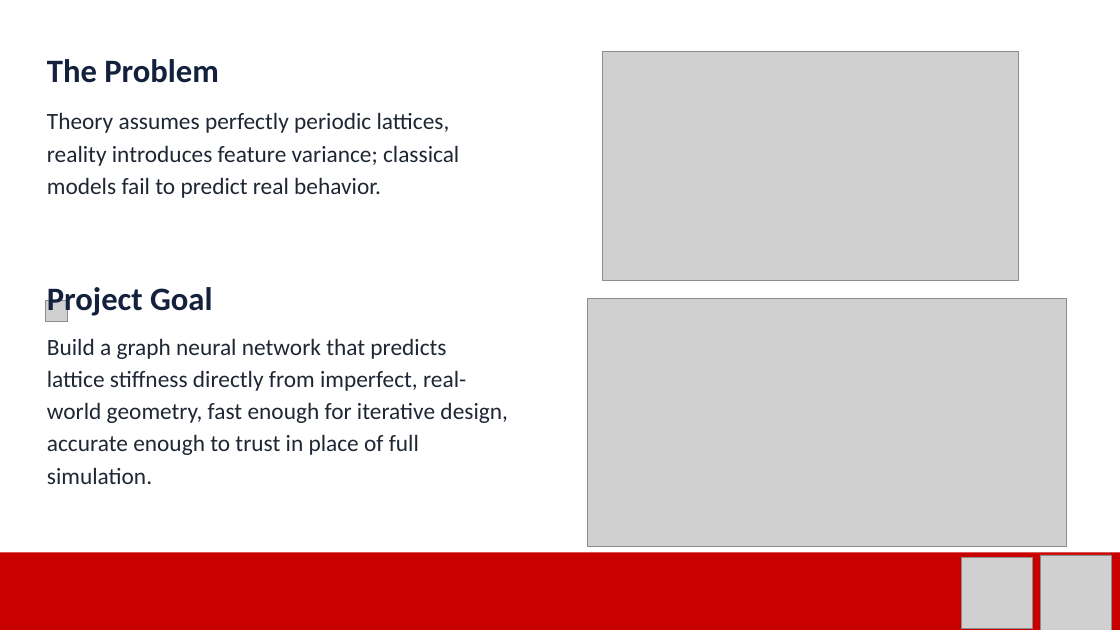
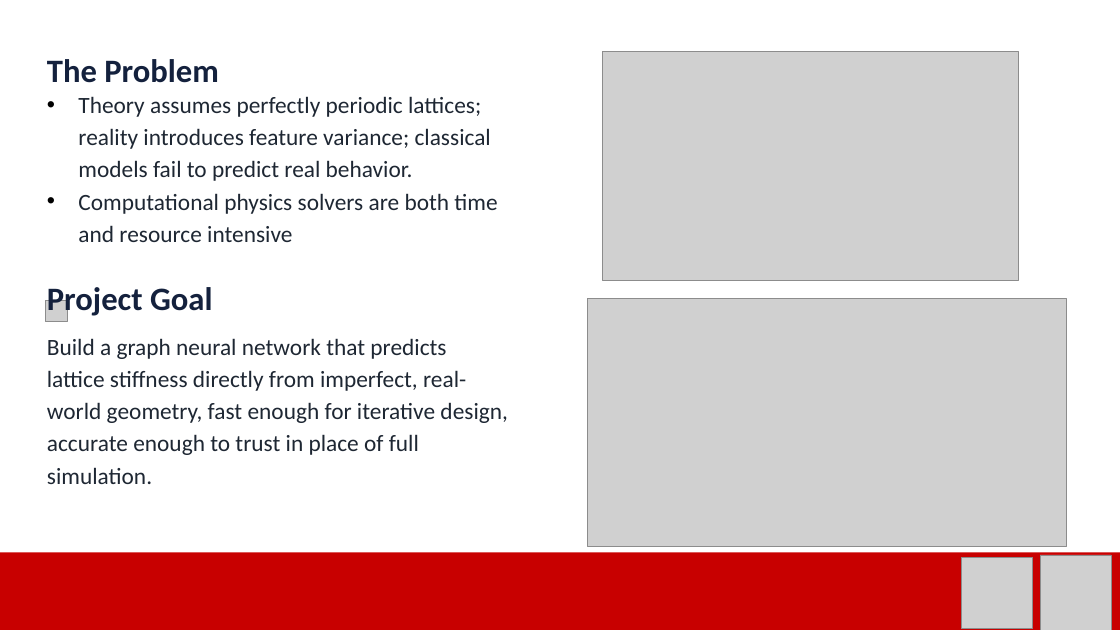
Before and after one commit to aadams2006/NSF-REU-Summer-26, a slide deck: slide 4 of docs/reference_materials/powerpoints/alex adams pres - Copy.pptx. Drawn at 1120x630 pixels with LibreOffice and Linux fonts; fonts in the diff are those of the drawing; grey boxes stand for pictures; background and template pictures are left out. Boxes give left, top, right and bottom in pixels: in the first picture for what was removed or moved away, otherwise in the second. Text is boxed around its words. In the diff, an @@ line names an element or a change of style, - is before the commit and + after.

```diff
--- a/docs/reference_materials/powerpoints/alex adams pres - Copy.pptx
+++ b/docs/reference_materials/powerpoints/alex adams pres - Copy.pptx
@@ text at (x1=78, y1=96, x2=497, y2=242): text changed @@
-Theory assumes perfectly periodic lattices, reality introduces feature variance; classical models fail to predict real behavior.
+• Theory assumes perfectly periodic lattices; reality introduces feature variance; classical models fail to predict real behavior.
+• Computational physics solvers are both time and resource intensive
```
Also in this commit, not shown: 6 other slides changed, 1 slide added, 2 slides removed.
